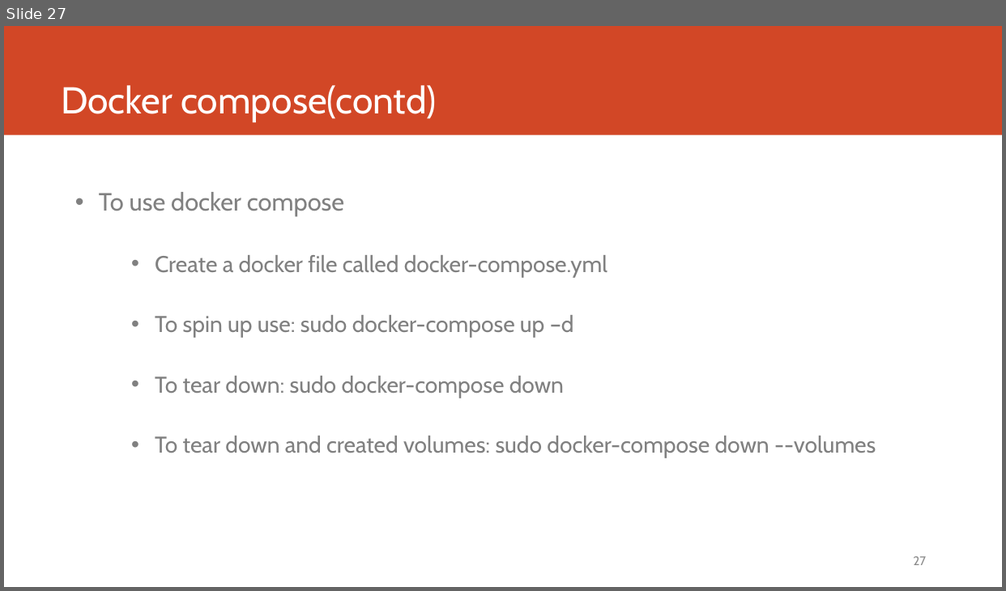
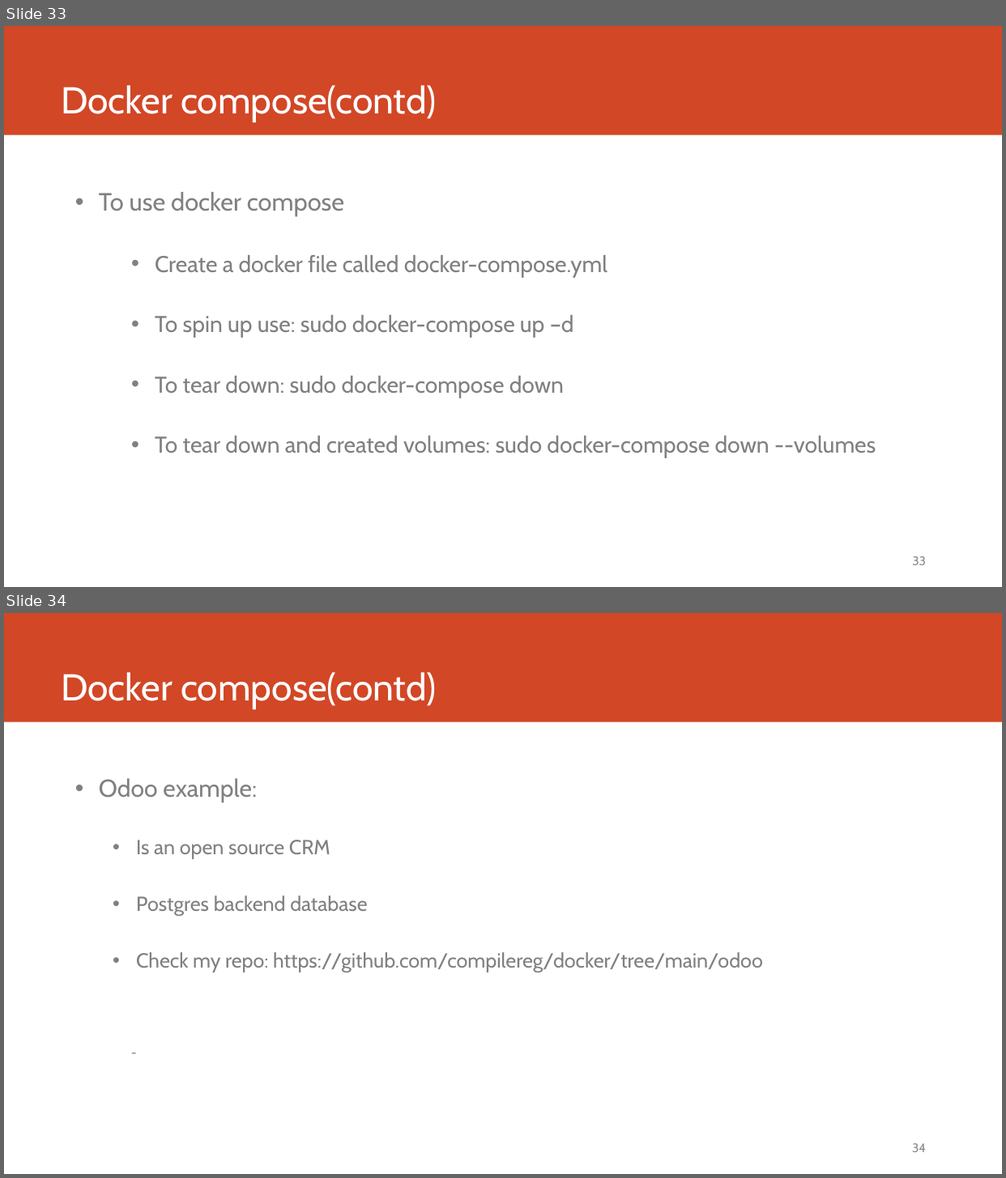
Before and after one commit to compilereg/docker, a slide deck: Docker.pptx. Shown one above the other, each under a label of ours: slide 27 before the commit, slides 33 and 34 after it. The pictures are 1006x591 and 1006x1178 pixels, drawn with LibreOffice and Linux fonts; fonts in the diff are those of the drawing. Boxes give left, top, right and bottom in pixels: in the first picture for what was removed or moved away, otherwise in the second. Text is boxed around its words. In the diff, an @@ line names an element or a change of style, - is before the commit and + after.

```diff
--- a/Docker.pptx
+++ b/Docker.pptx
@@ slide 34 added at bbox=[4, 613, 1002, 1174], background #FFFFFF; not listed: 1 template element that a slide beside it also shows @@
@@ title added at bbox=[61, 672, 437, 709], 36 pt, text #FFFFFF @@
+Docker compose(contd)
@@ text added at bbox=[99, 778, 763, 973], 19.6 pt, text #808080 @@
+• Odoo example:
+  • Is an open source CRM
+  • Postgres backend database
+  • Check my repo: https://github.com/compilereg/docker/tree/main/odoo
+-
@@ page number added at bbox=[912, 1144, 926, 1152], 12 pt, text #8B8B8B @@
+34
@@ what was slide 27 is now slide 33 @@
@@ page number at bbox=[912, 557, 926, 565]: text changed @@
-27
+33
```
Also in this commit, not shown: 22 slides changed, 11 other slides added, 1 slide removed.
